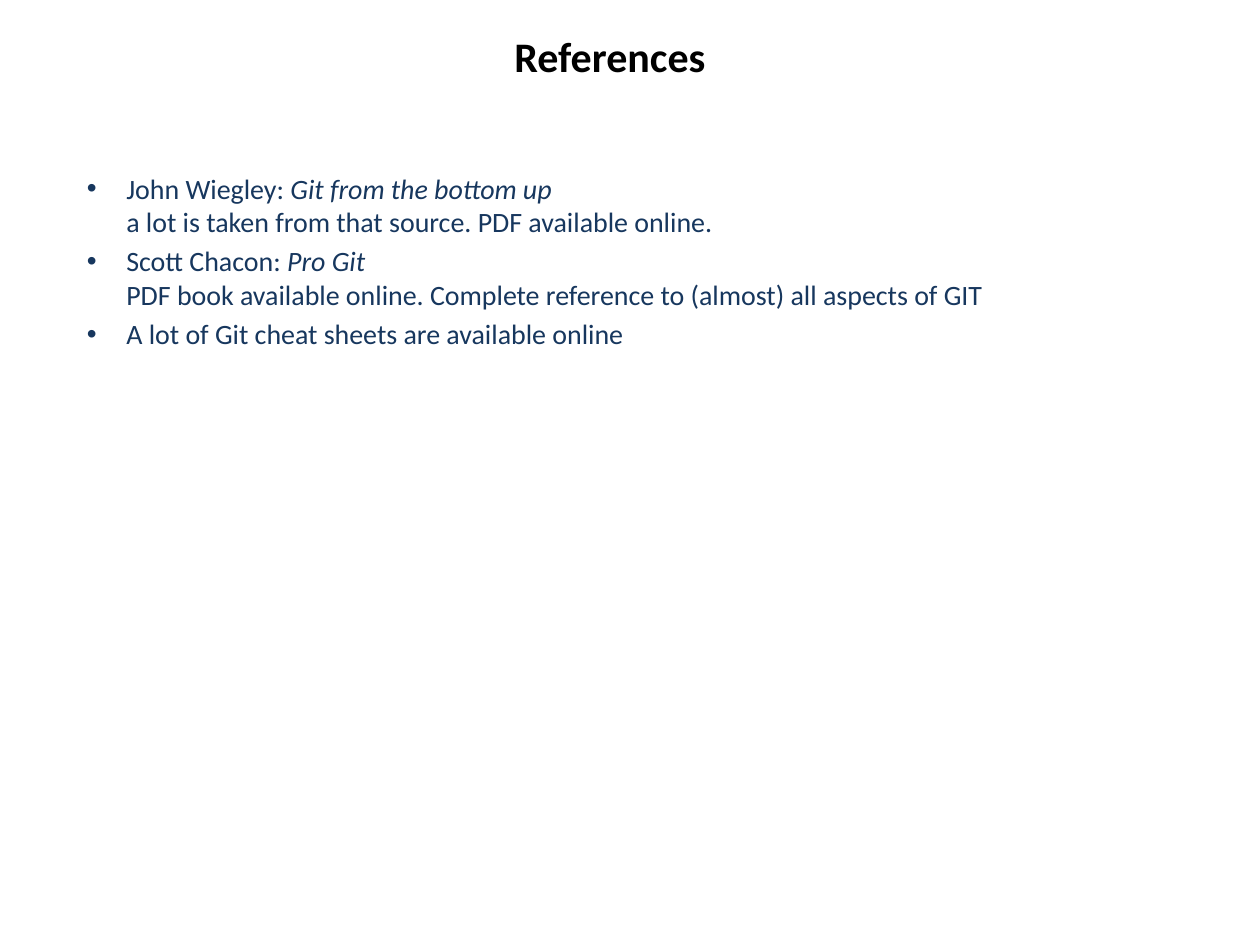
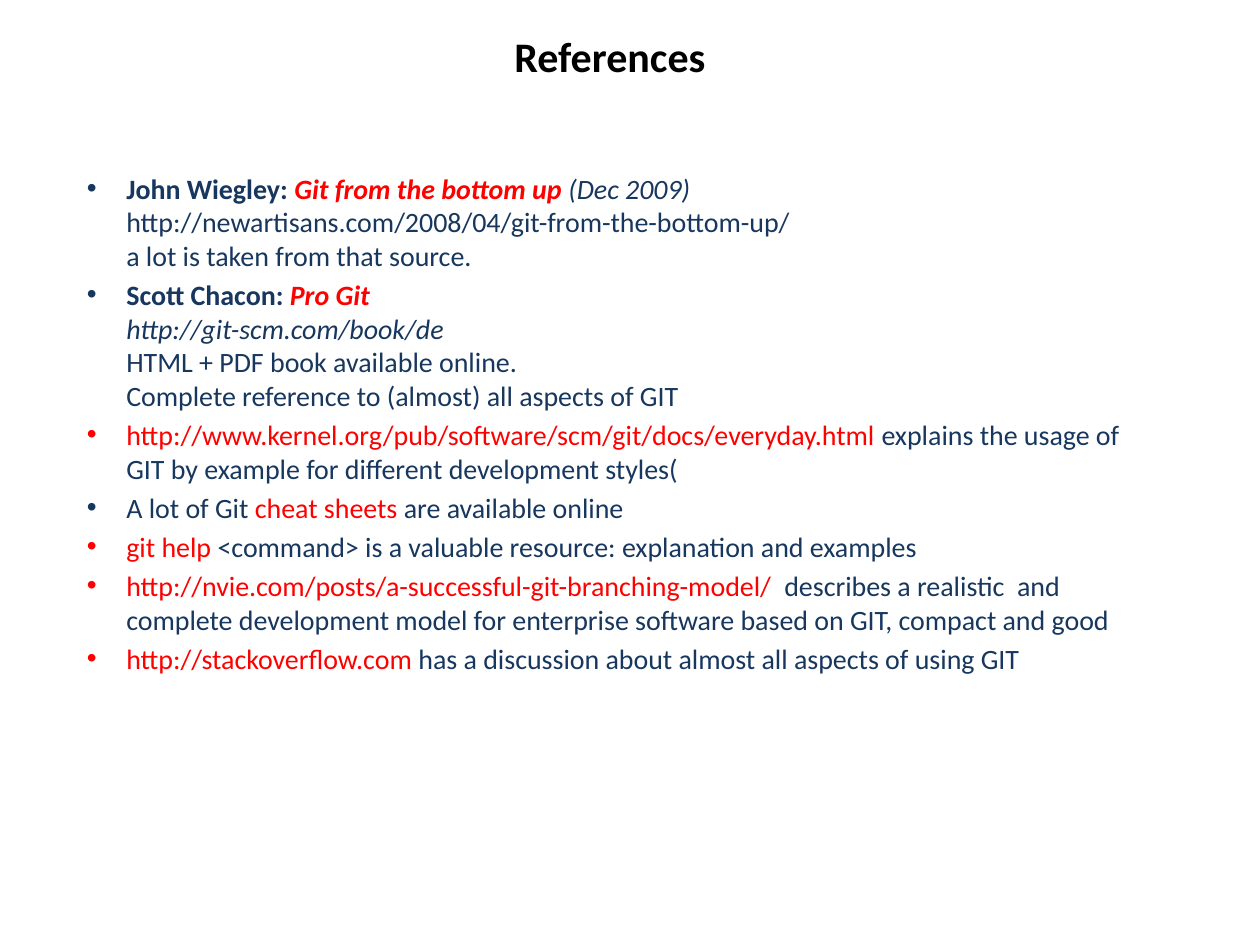
Before and after one commit to hanbei/git_tutorial, a slide deck: slide 2 of architektur.pptx. Drawn at 1260x945 pixels with LibreOffice and Linux fonts; fonts in the diff are those of the drawing. Boxes give left, top, right and bottom in pixels: in the first picture for what was removed or moved away, otherwise in the second. Text is boxed around its words. In the diff, an @@ line names an element or a change of style, - is before the commit and + after.

Commit message:
almost ready :-)

```diff
--- a/architektur.pptx
+++ b/architektur.pptx
@@ subtitle at <box>126,178,1119,484</box>: text changed @@
-• John Wiegley: Git from the bottom up
-  a lot is taken from that source. PDF available online.
-• Scott Chacon: Pro Git
-  PDF book available online. Complete reference to (almost) all aspects of GIT
+• John Wiegley: Git from the bottom up (Dec 2009)
+  http://newartisans.com/2008/04/git-from-the-bottom-up/
+  a lot is taken from that source.
+• Scott Chacon: Pro Git
+  http://git-scm.com/book/de
+  HTML + PDF book available online.
+  Complete reference to (almost) all aspects of GIT
+• http://www.kernel.org/pub/software/scm/git/docs/everyday.html explains the usage of GIT by example for different development styles(
@@ subtitle at <box>126,498,624,519</box>: text colour #17375E to #FF0000 in "cheat sheets" @@
@@ subtitle at <box>126,537,1109,674</box>: paragraphs added @@
+• git help <command> is a valuable resource: explanation and examples
+• http://nvie.com/posts/a-successful-git-branching-model/ describes a realistic and complete development model for enterprise software based on GIT, compact and good
+• http://stackoverflow.com has a discussion about almost all aspects of using GIT
```
Also in this commit, not shown: 10 other slides changed, 6 slides added, 1 slide removed, 1 other file.
